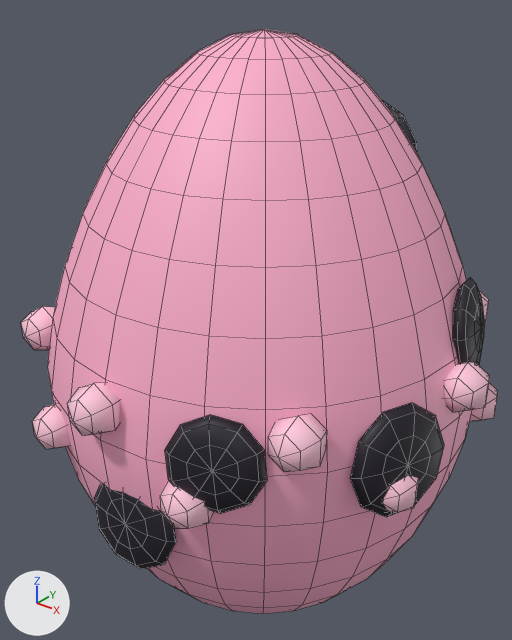
One commit to the FBX model pet-race-league/models/fbx/Egg_Forest.fbx: the scene before it, then after it.
The view is the same before and after, from a camera (50 mm lens) standing at (4.65, -5.94, 7.47) and looking at (-0.14, 0.05, 3.76). The lights are fixed; the arrows at lower left show +X, +Y and +Z. The picture after the commit comes second. Mesh edges are drawn as thin lines.

Objects in the first picture: 'Egg_Forest'.
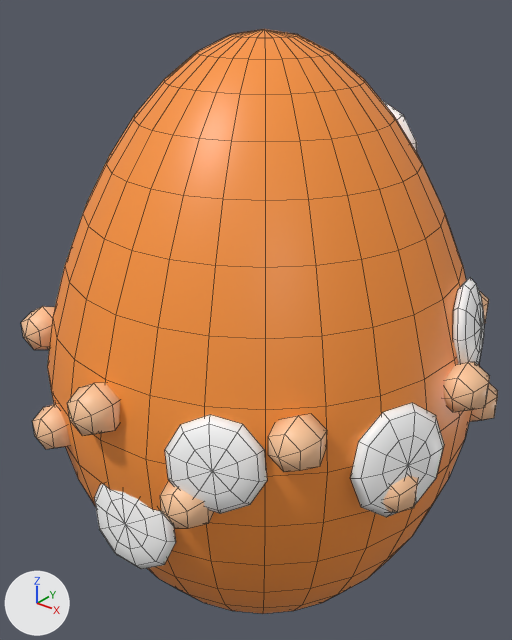
Changed parts and their boxes (x1, y1, x2, y2) in the pictures (512 x 640 px):
part 1 of me_egg_forest, surface changed (pink to orange)
    both: (21, 29, 498, 614)

Diff of the bpy script that builds the scene:
```diff
--- a/pet-race-league/models/fbx/Egg_Forest.fbx.py
+++ b/pet-race-league/models/fbx/Egg_Forest.fbx.py
@@ me_egg_forest @@
 me_egg_forest.from_pydata(...)  # 1318 vertices, 1488 faces; spans x -2.74..2.74, y -2.78..2.78, z 0.0..7.0
 # used by ob_egg_forest; location = (0.0, 0.0, 0.0)
+# me_egg_forest part 1: 1488 kept faces spanning x -2.74..2.74, y -2.78..2.78, z 0.0..7.0 get new texture (UV) coordinates
 me_egg_forest.materials.append(mat_palette)
```
